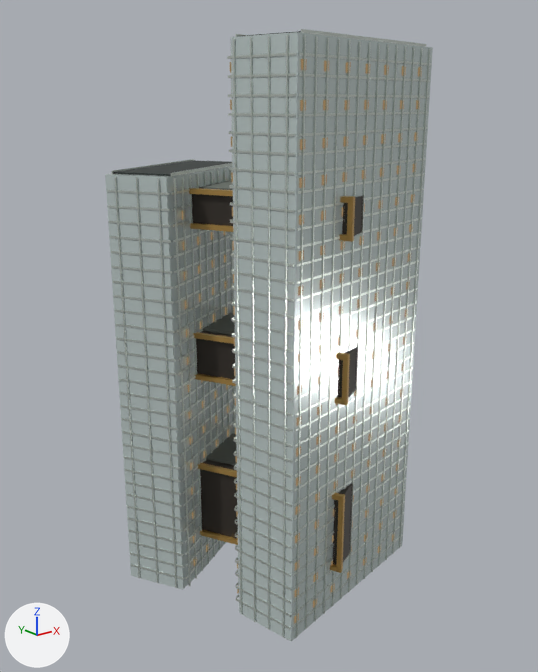
Two versions of the Blender file landmarks/assets/tencent-binhai.blend, one commit apart.
Before and after are seen from a 50 mm camera at (-203.0, -263.0, 222.0) aimed at (6.0, -1.0, 118.0). The lights are fixed; the arrows at lower left show +X, +Y and +Z. The picture after the commit comes second.

In view in the first picture: 'Culture_link', 'Health_link', 'Knowledge_link', 'envelope', 'fins', 'floor_bands', 'night_windows', 'parapet', 'roof_deck' and 9 more.
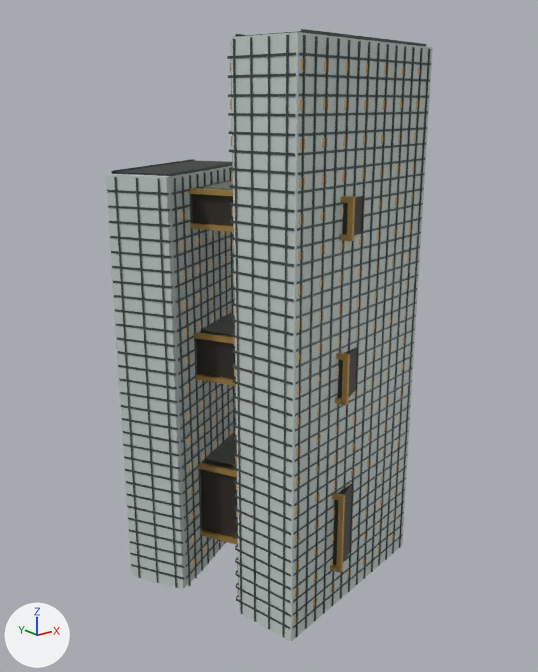
The change, as a diff of the scene's bpy script:
```diff
--- a/landmarks/assets/tencent-binhai.blend.py
+++ b/landmarks/assets/tencent-binhai.blend.py
@@ mat_glass @@
 mat_glass.metallic = 0.22
-mat_glass.roughness = 0.16
+mat_glass.roughness = 0.58
@@ mat_metal @@
 mat_metal = principled_material('metal')
-mat_metal.base_color = (0.665, 0.723, 0.672)  # light grey #d5ddd6
+mat_metal.base_color = (0.0685, 0.0908, 0.0844)  # dark grey #4a5552
 mat_metal.metallic = 0.72
-mat_metal.roughness = 0.28
+mat_metal.roughness = 0.48
```

Changed parts and their boxes (x1, y1, x2, y2) in the pictures (538 x 672 px):
'envelope', surface changed: (105, 32, 433, 641) in both
'fins', recoloured, surface changed: (114, 35, 430, 638) in both
'floor_bands', recoloured, surface changed: (107, 52, 431, 629) in both
'parapet', recoloured, surface changed: (111, 29, 426, 176) in both
